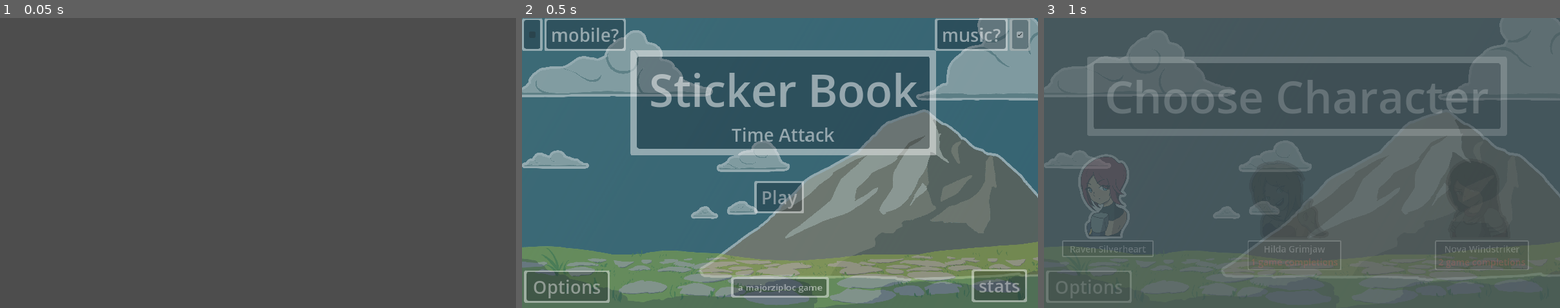
Above: before the commit, frames 1-3 (left to right).
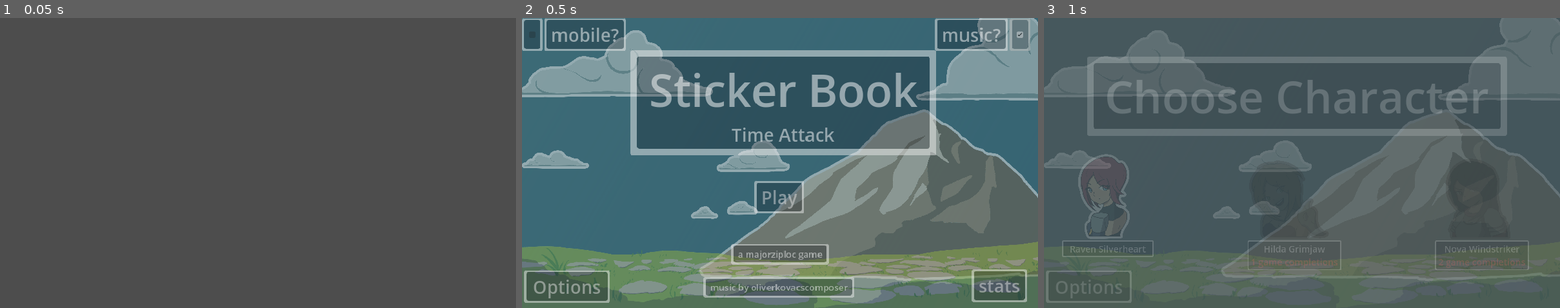
Above: after the commit, the same moments.

Repository: MajorZiploc/sticker_book_moments
Game: Godot game, scene res://scenes/title_scene.tscn
The game is run twice, just before and just after one commit, with the same random seed, the same clock (stepped at 60 frames per second) and the same inputs.
Inputs:
- Up to frame 1 (0.05 s): no input
- Up to frame 2 (0.5 s): no input
- Up to frame 3 (1 s): click "Play" at 0.5 s

Frame 1 is identical in both runs. In frame 2, 2.2% of the frame differs, in the area x 35-65%, y 78-97%; in frame 3, nothing differs.

Commit message:
Add music cred

Diff:
--- a/scenes/title_scene.tscn
+++ b/scenes/title_scene.tscn
@@ -109,15 +109,26 @@
 offset_right = 507.0
 offset_bottom = 618.0
 
-[node name="panel" type="PanelContainer" parent="ui_root/ui/author"]
-layout_mode = 0
-offset_right = 40.0
-offset_bottom = 40.0
+[node name="gamedev" type="PanelContainer" parent="ui_root/ui/author"]
+offset_top = -74.0
+offset_right = 218.0
+offset_bottom = -26.0
 theme_type_variation = &"PanelSmallSticker"
 
-[node name="label" type="Label" parent="ui_root/ui/author/panel"]
+[node name="label" type="Label" parent="ui_root/ui/author/gamedev"]
 layout_mode = 2
 text = "a majorziploc game"
+
+[node name="music_composer" type="PanelContainer" parent="ui_root/ui/author"]
+layout_mode = 0
+offset_left = -62.0
+offset_right = 275.0
+offset_bottom = 48.0
+theme_type_variation = &"PanelSmallSticker"
+
+[node name="label" type="Label" parent="ui_root/ui/author/music_composer"]
+layout_mode = 2
+text = "music by oliverkovacscomposer"
 
 [node name="mobile" type="BoxContainer" parent="ui_root/ui"]
 layout_mode = 0
